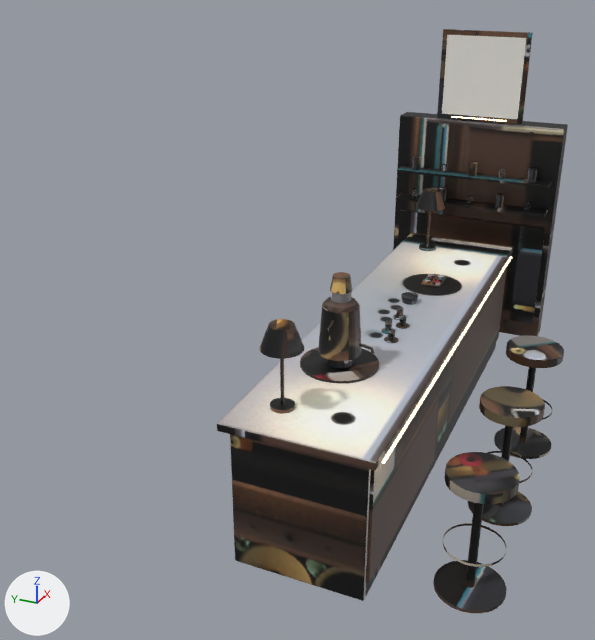
The glTF model web/assets/zones/teabar.glb, before and after one commit.
Camera for both pictures: a 50 mm camera at (9.74, 6.36, 3.27) aimed at (14.68, 8.58, 0.81). The lights are fixed; the arrows at lower left show +X, +Y and +Z. The picture after the commit comes second. Vertices at exactly the same position are counted once.

In view in the first picture: 'screen_girih', 'teabar_baked' and 11 more.
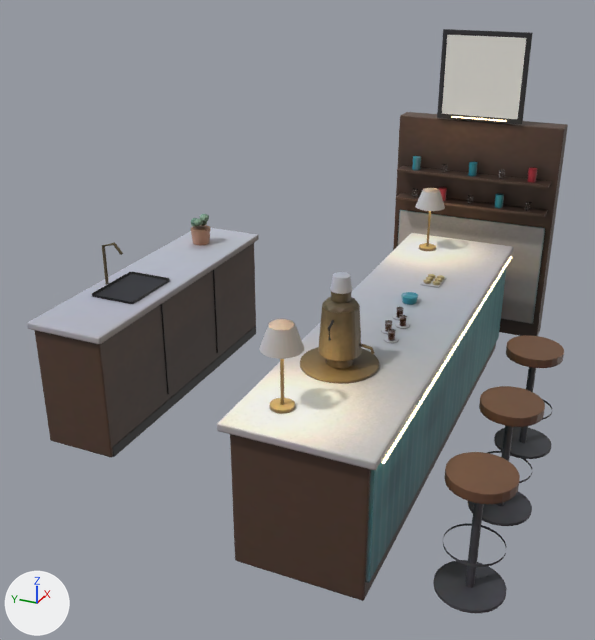
Pixel boxes [x1, y1, x2, y2] of what changed, in the pictures (595 x 640 px):
'teabar_baked', reshaped (54% wider)
    before: [217, 29, 568, 613]
    after: [27, 29, 568, 613]
part 1 of me_island_base, added
    after: [34, 243, 256, 457]
part 2 of me_island_base, added
    after: [112, 326, 256, 457]
part 3 of me_island_base, added
    after: [161, 304, 169, 394]
part 4 of me_island_base, added
    after: [213, 269, 218, 353]
part 5 of me_island_base, added
    after: [27, 228, 259, 344]
part 6 of me_island_base, added
    after: [190, 225, 210, 245]
part 7 of me_island_base, added
    after: [200, 215, 209, 222]
part 8 of me_island_base, added
    after: [194, 219, 203, 226]
part 9 of me_island_base, added
    after: [92, 272, 170, 304]
part 10 of me_island_base, added
    after: [102, 242, 123, 284]
part 11 of me_island_base, surface changed
    both: [217, 29, 568, 613]

Edits to the bpy script that builds the scene:
```text
Change me_island_base:
    used by ob_teabar_baked; location = (0.0, 0.0, 0.0)
    remove me_island_base.from_pydata(...)  # 2128 vertices, 3772 faces; spans x 13.0..17.0, y 6.75..8.55, z 0.0..2.63
    add me_island_base.from_pydata(...)  # 2476 vertices, 4396 faces; spans x 13.0..17.0, y 6.75..10.1, z 0.0..2.63
    me_island_base part 1: the loose piece of 56 vertices spanning x 13.05..16.45, y 7.45..8.25, z 0.0..0.9 is copied, and the copy is scaled about its middle by (0.658, 0.67, 1), then moved by (0.0, 1.95, 0.0); it spans x 13.63..15.87, y 9.53..10.07, z 0.0..0.9
    me_island_base part 2: a new loose piece, a box spanning x 13.65..15.85, y 9.525..9.575, z 0.0..0.08, in mat_m_teabar_baked (picture img_teabar_lightmap)
    me_island_base part 3: a new loose piece, a box spanning x 14.3637..14.3697, y 9.519..9.531, z 0.135..0.885, in mat_m_teabar_baked (picture img_teabar_lightmap)
    me_island_base part 4: a new loose piece, a box spanning x 15.1303..15.1363, y 9.519..9.531, z 0.135..0.885, in mat_m_teabar_baked (picture img_teabar_lightmap)
    me_island_base part 5: the loose piece of 56 vertices spanning x 13.0..16.5, y 7.4..8.3, z 0.9..0.95 is copied, and the copy is scaled about its middle by (0.656, 0.662, 1), then moved by (0.0, 1.95, 0.0); it spans x 13.6..15.9, y 9.5..10.1, z 0.9..0.95
    me_island_base part 6: a new loose piece, a 20-sided cut cone along z (radius 0.07 at the low end, 0.09 at the high end) spanning x 15.41..15.59, y 9.77..9.94, z 0.95..1.08, in mat_m_teabar_baked (picture img_teabar_lightmap)
    me_island_base part 7: a new loose piece, an icosphere of 20 faces spanning x 15.463..15.544, y 9.772..9.848, z 1.138..1.201, in mat_m_teabar_baked (picture img_teabar_lightmap)
    me_island_base part 8: a new loose piece, an icosphere of 20 faces spanning x 15.42..15.501, y 9.805..9.881, z 1.113..1.176, in mat_m_teabar_baked (picture img_teabar_lightmap)
    me_island_base part 9: a new loose piece of 56 vertices spanning x 14.15..14.65, y 9.62..9.98, z 0.93..0.97, in mat_m_teabar_baked (picture img_teabar_lightmap)
    me_island_base part 10: a new loose piece of 32 vertices spanning x 14.39..14.41, y 9.85..10.03, z 0.95..1.29, in mat_m_teabar_baked (picture img_teabar_lightmap)
    me_island_base part 11: 3759 kept faces spanning x 13.0..17.0, y 6.75..8.55, z 0.0..2.63 get new texture (UV) coordinates
    other edits to the shape of me_island_base do not show in these pictures
```
